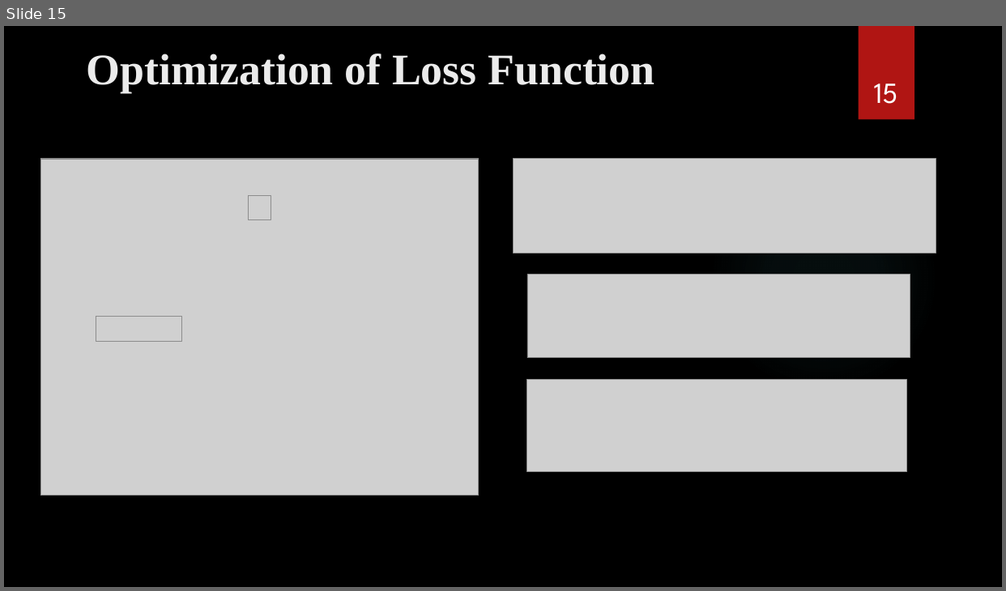
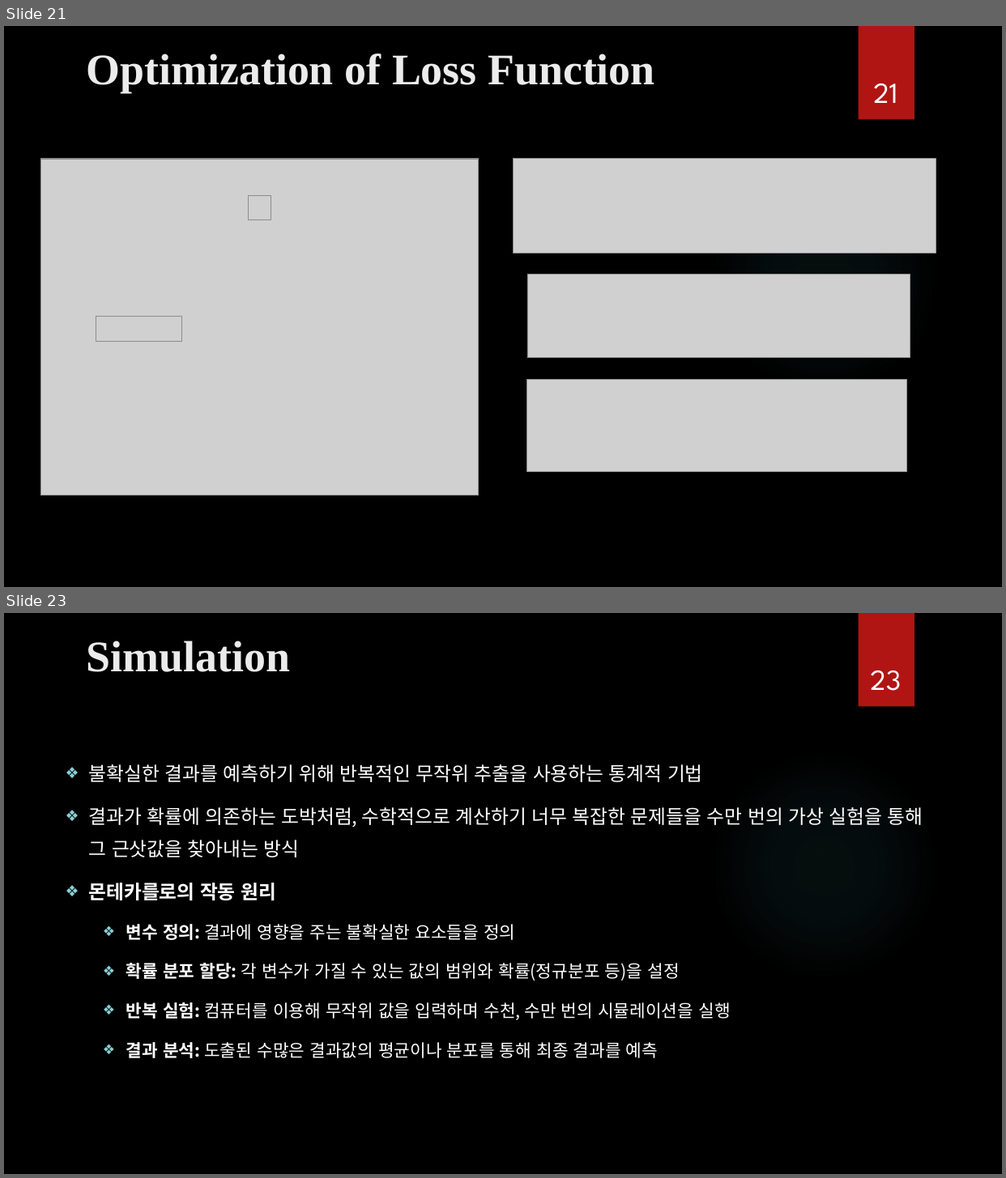
Before and after one commit to ancestor9/mathematics-for-machine-learning, a slide deck: Calculus/Calculus.pptx. Shown one above the other, each under a label of ours: slide 15 before the commit, slides 21 and 23 after it; the slides between them are not shown. The pictures are 1006x591 and 1006x1178 pixels, drawn with LibreOffice and Linux fonts; fonts in the diff are those of the drawing; grey boxes stand for pictures; background and template pictures are left out. Boxes give left, top, right and bottom in pixels: in the first picture for what was removed or moved away, otherwise in the second. Text is boxed around its words. In the diff, an @@ line names an element or a change of style, - is before the commit and + after.

```diff
--- a/Calculus/Calculus.pptx
+++ b/Calculus/Calculus.pptx
@@ slide 23 added at bbox=[4, 613, 1002, 1174], background picture (left out); not listed: 2 template elements that a slide beside it also shows @@
@@ title added at bbox=[87, 641, 290, 672], 42 pt, text #EBEBEB, bold @@
+Simulation
@@ page number added at bbox=[870, 671, 901, 691], 28 pt, text #FFFFFF @@
+23
@@ text added at bbox=[89, 764, 923, 1059], 16.6 pt, text #FFFFFF @@
+❖ 불확실한 결과를 예측하기 위해 반복적인 무작위 추출을 사용하는 통계적 기법
+❖ 결과가 확률에 의존하는 도박처럼, 수학적으로 계산하기 너무 복잡한 문제들을 수만 번의 가상 실험을 통해 그 근삿값을 찾아내는 방식
+❖ 몬테카를로의 작동 원리
+  ❖ 변수 정의: 결과에 영향을 주는 불확실한 요소들을 정의
+  ❖ 확률 분포 할당: 각 변수가 가질 수 있는 값의 범위와 확률(정규분포 등)을 설정
+  ❖ 반복 실험: 컴퓨터를 이용해 무작위 값을 입력하며 수천, 수만 번의 시뮬레이션을 실행
+  ❖ 결과 분석: 도출된 수많은 결과값의 평균이나 분포를 통해 최종 결과를 예측
@@ what was slide 15 is now slide 21 @@
@@ page number at bbox=[873, 84, 897, 103]: text changed @@
-15
+21
```
Also in this commit, not shown: 10 slides changed, 18 other slides added, 2 slides removed.
